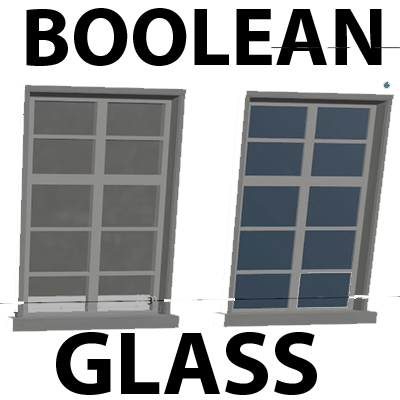
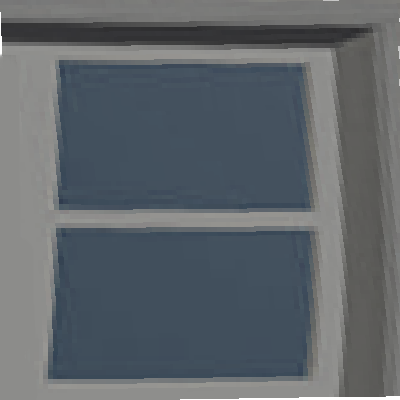
Layered file, before and after one edit (400px x 400px). Changes by layer:
renamed "e6bbb1d39e8ee2bcd1e394ead332f625c49b372a" to "Group 6", painted on it over [0, 0, 400, 400]
hid "BOOLEAN" over [26, 8, 382, 66]
hid "GLASS" over [56, 332, 317, 395]
